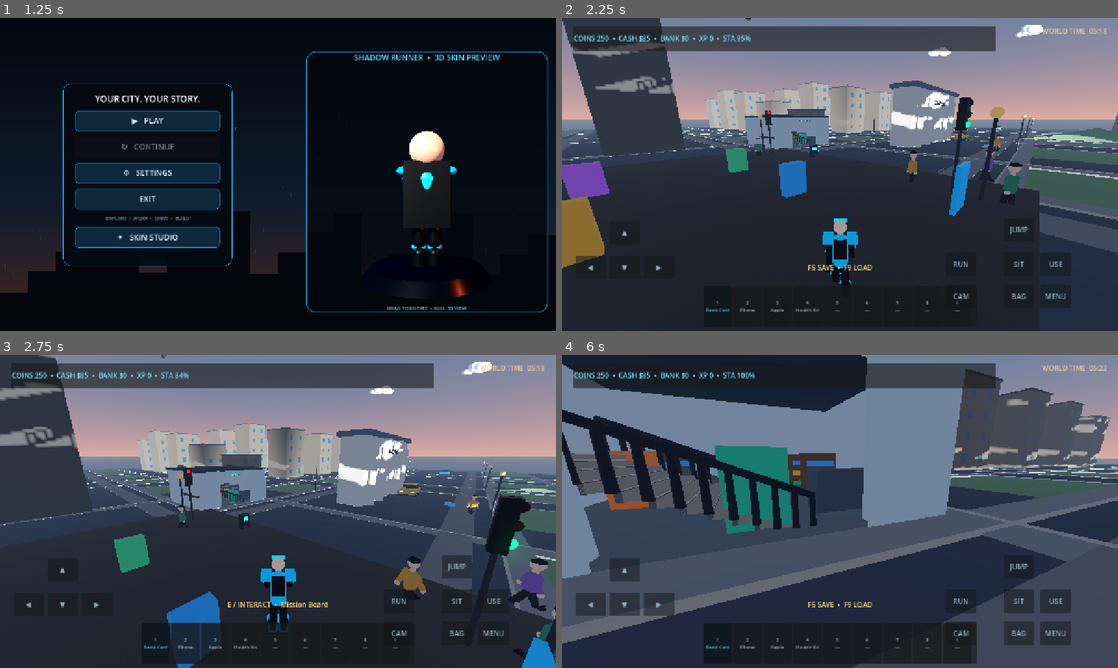
Above: before the commit, frames 1-4 (two rows, left to right).
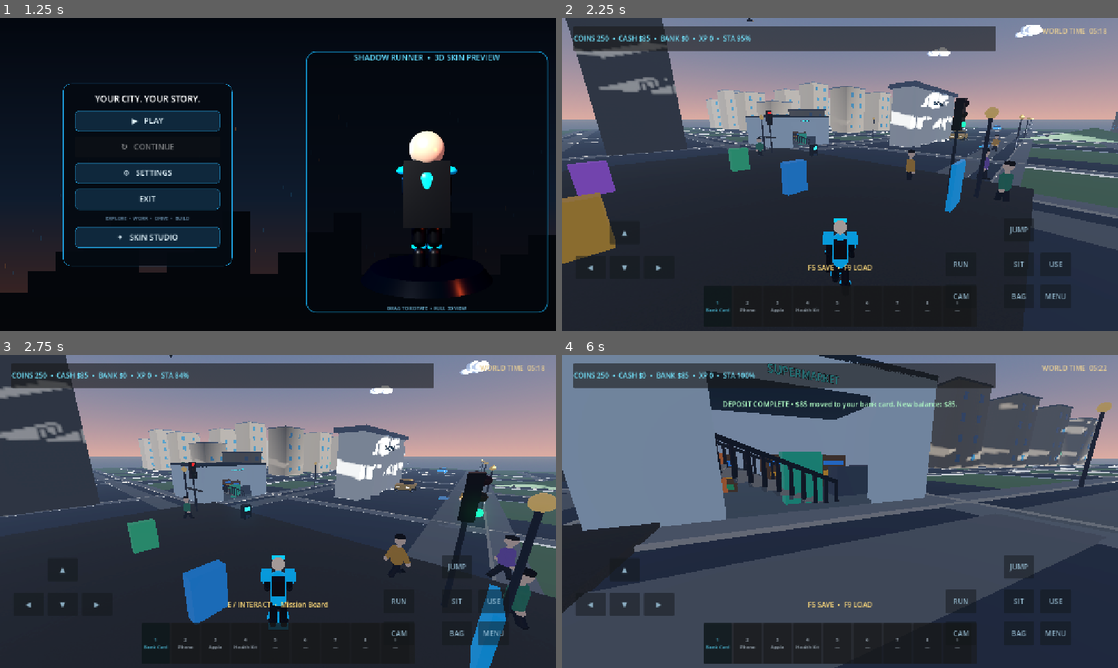
Above: after the commit, the same moments.

Repository: arezosaleh040-wq/Stickman
Game: Godot game, scene res://scenes/main.tscn
Two runs of this game, one before a commit and one after it. Both use one fixed random seed, a clock stepped at 60 frames per second and the inputs below.
Inputs (mouse positions are in pixels of both pictures, inside the frame that each line leads up to):
- Up to frame 1 (1.25 s): click "▲" at 0.5 s
- Up to frame 2 (2.25 s): click "▶ PLAY" at 1.25 s; tap Enter at 2 s; move the mouse to (867, 174) at 2.02 s; hold W (move_forward) from 2.03 s (still down); hold Shift (sprint) from 2.03 s (still down); click (867, 174) at 2.17 s
- Up to frame 3 (2.75 s): keep holding W (move_forward); keep holding Shift (sprint); tap Space (jump) at 2.27, 2.3, 2.57 s
- Up to frame 4 (6 s): keep holding W (move_forward); move the mouse to (812, 511) at 2.77 s; release Shift (sprint) at 2.78 s; tap Space (jump) at 2.85, 3.02, 3.32, 3.8, 4.52, 4.82 s; tap Shift (sprint) at 3.05, 4.35 s; move the mouse to (851, 505) at 3.52 s; hold Ctrl (crouch) 3.53-4.28 s; move the mouse to (834, 517) at 4.27 s; click (834, 517) at 4.42 s; move the mouse to (878, 514) at 5.02 s; hold Space (jump) 5.03-5.78 s; tap V at 5.1 s; move the mouse to (795, 508) at 5.77 s; tap E at 5.85 s

Frame 1 is identical in both runs. In frame 2, 4.9% of the frame differs, in the area x 0-100%, y 0-85%; in frame 3, 19%; in frame 4, 54%, in the area x 0-100%, y 0-100%.
Error in both runs: Invalid call. Nonexistent 'float' constructor. (res://scripts/player.gd:371)

Commit message:
Smooth player movement and correct foot placement

Diff:
--- a/scripts/player.gd
+++ b/scripts/player.gd
@@ -1,11 +1,11 @@
 extends CharacterBody3D
 
-@export var walk_speed := 6.2
-@export var sprint_speed := 10.0
-@export var jump_velocity := 6.6
+@export var walk_speed := 5.8
+@export var sprint_speed := 8.6
+@export var jump_velocity := 5.8
 @export var mouse_sensitivity := 0.0022
-@export var acceleration := 34.0
-@export var braking := 15.0
+@export var acceleration := 24.0
+@export var braking := 19.0
 @export var crouch_speed := 2.8
 var touch_root: Control
 var touch_buttons: Dictionary = {}
@@ -114,9 +114,9 @@
 		coyote_timer = maxf(0.0, coyote_timer - delta)
 		var gravity_multiplier := 1.0
 		if velocity.y > 0.0:
-			gravity_multiplier = 0.68 if Input.is_action_pressed("jump") else 1.32
+			gravity_multiplier = 0.92 if Input.is_action_pressed("jump") else 1.42
 		else:
-			gravity_multiplier = 1.18
+			gravity_multiplier = 1.22
 		velocity.y -= gravity * gravity_multiplier * delta
 
 	if Input.is_action_just_pressed("jump"):
@@ -272,13 +272,13 @@
 	_update_cape_motion(delta, horizontal_speed, sprinting, airborne)
 
 func _assist_stair_step(direction: Vector3) -> void:
-	var horizontal_motion := direction.normalized() * 0.25
+	var horizontal_motion := direction.normalized() * 0.18
 	if not test_move(global_transform, horizontal_motion):
 		return
 	var raised_transform := global_transform
-	raised_transform.origin.y += 0.16
+	raised_transform.origin.y += 0.10
 	if not test_move(raised_transform, horizontal_motion):
-		global_position.y += 0.16
+		global_position.y += 0.10
 
 
 func _build_cape() -> void:
@@ -474,7 +474,7 @@
 func _add_limb(label: String, pos: Vector3, radius: float, length: float, mat: Material) -> void:
 	var is_arm := label.ends_with("Arm")
 	var upper_length := length * (0.52 if is_arm else 0.50)
-	var lower_length := length - upper_length
+	var lower_length := length - upper_length - (0.12 if not is_arm else 0.0)
 	var pivot := Node3D.new()
 	pivot.name = label + "Pivot"
 	pivot.position = pos
@@ -553,7 +553,7 @@
 		var shoe_mesh := BoxMesh.new()
 		shoe_mesh.size = Vector3(0.22, 0.13, 0.35)
 		shoe.mesh = shoe_mesh
-		shoe.position = Vector3(0, -0.035, -0.105)
+		shoe.position = Vector3(0, -0.02, -0.105)
 		shoe.material_override = mat
 		foot.add_child(shoe)
 		var sole := MeshInstance3D.new()
@@ -561,7 +561,7 @@
 		var sole_mesh := BoxMesh.new()
 		sole_mesh.size = Vector3(0.225, 0.035, 0.36)
 		sole.mesh = sole_mesh
-		sole.position = Vector3(0, -0.095, -0.105)
+		sole.position = Vector3(0, -0.075, -0.105)
 		sole.material_override = _material(Color(0.018, 0.022, 0.03), 0.62)
 		foot.add_child(sole)
 		leg_pivots.append(pivot)
